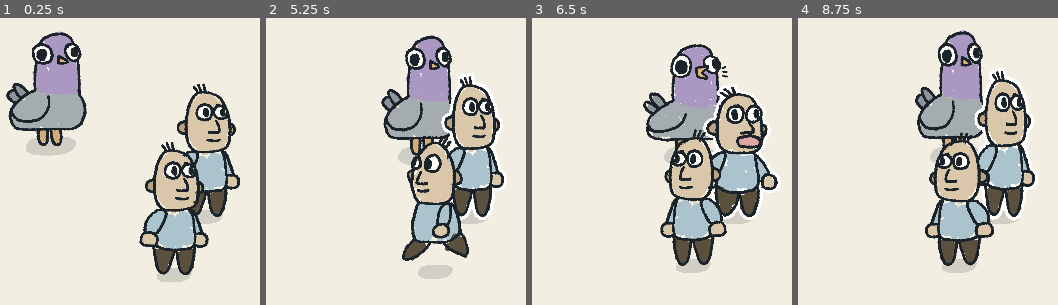
Above: before the commit, frames 1-4 (left to right).
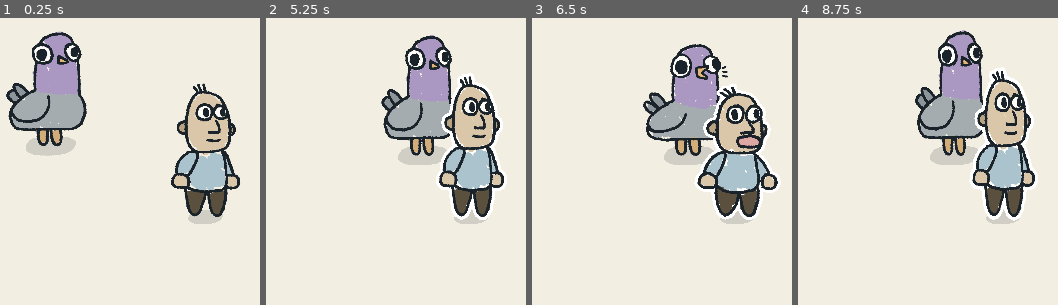
Above: after the commit, the same moments.

Repository: martindzejky/pigeon-in-town
Game: Godot game, scene res://main.tscn
Two runs of this game, one before a commit and one after it. Both use one fixed random seed, a clock stepped at 60 frames per second and the inputs below.
Inputs:
- Up to frame 1 (0.25 s): no input
- Up to frame 2 (5.25 s): hold D (move_right) 0.53-1.28 s; hold E (interact) 0.53-1.28 s; hold S (move_down) 1.28-2.03 s; tap E (interact) at 1.35, 2.85, 4.35 s; hold D (move_right) 2.03-2.78 s; hold E (interact) 2.03-2.78 s; hold W (move_up) 2.78-3.53 s; hold E (interact) 3.53-4.28 s; hold A (move_left) 3.53-5.03 s; hold S (move_down) from 5.03 s (still down); hold E (interact) from 5.03 s (still down)
- Up to frame 3 (6.5 s): release S (move_down) at 5.78 s; release E (interact) at 5.78 s; hold D (move_right) from 5.78 s (still down); tap E (interact) at 5.85 s
- Up to frame 4 (8.75 s): release D (move_right) at 6.53 s; hold W (move_up) 6.53-7.28 s; hold E (interact) 6.53-7.28 s; hold D (move_right) 7.28-8.03 s; tap E (interact) at 7.35 s; hold S (move_down) from 8.03 s (still down); hold E (interact) from 8.03 s (still down)

The runs differ from the first frame. In frame 1, 7.6% of the frame differs, in the area x 53-81%, y 43-93%; in frame 2, 6.9%; in frame 3, 7.5%; in frame 4, 7.8%, in the area x 48-76%, y 39-89%.

Commit message:
add font

Diff:
--- a/main.tscn
+++ b/main.tscn
@@ -18,6 +18,3 @@
 
 [node name="regular_folk" parent="world_sort" unique_id=1083386034 instance=ExtResource("3_h2yge")]
 position = Vector2(534, 245)
-
-[node name="regular_folk2" parent="world_sort" unique_id=1207469350 instance=ExtResource("3_h2yge")]
-position = Vector2(425, 446)
Not shown, added: fonts/sunny_script/Read Me.txt
Binary file added: fonts/sunny_script/Sunny Script.otf
Not shown, added: fonts/sunny_script/MJTYPE-EULA.pdf
